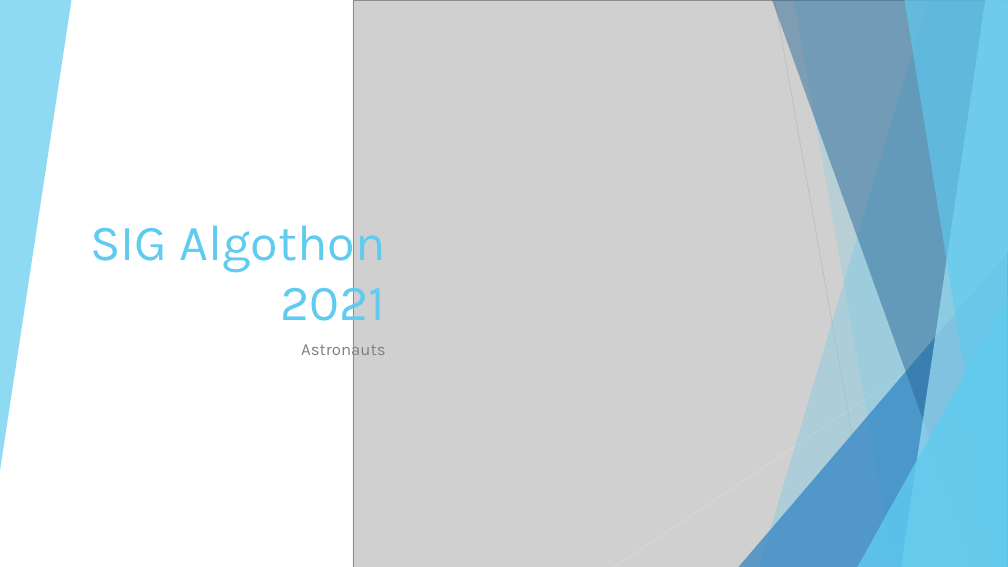
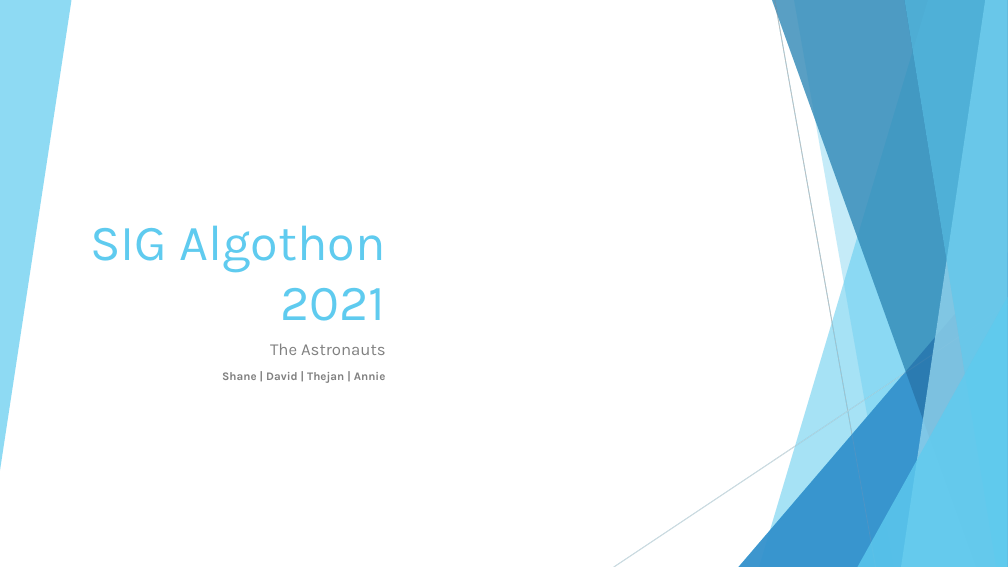
Before and after one commit to xhua7999/Astronauts---Sig-Algothon-2021, a slide deck: slide 1 of Astronauts_sig.pptx. Drawn at 1008x567 pixels with LibreOffice and Linux fonts; fonts in the diff are those of the drawing; grey boxes stand for pictures; background and template pictures are left out. Boxes give left, top, right and bottom in pixels: in the first picture for what was removed or moved away, otherwise in the second. Text is boxed around its words. In the diff, an @@ line names an element or a change of style, - is before the commit and + after.

Commit message:
Powerpoint

```diff
--- a/Astronauts_sig.pptx
+++ b/Astronauts_sig.pptx
@@ picture removed at [353, 0, 1008, 567] @@
@@ subtitle at [222, 343, 386, 383]: text changed; size 16 to 11 pt; bold on @@
-Astronauts
+The Astronauts
+Shane | David | Thejan | Annie
```
Also in this commit, not shown: 7 slides added, 2 slides removed.
